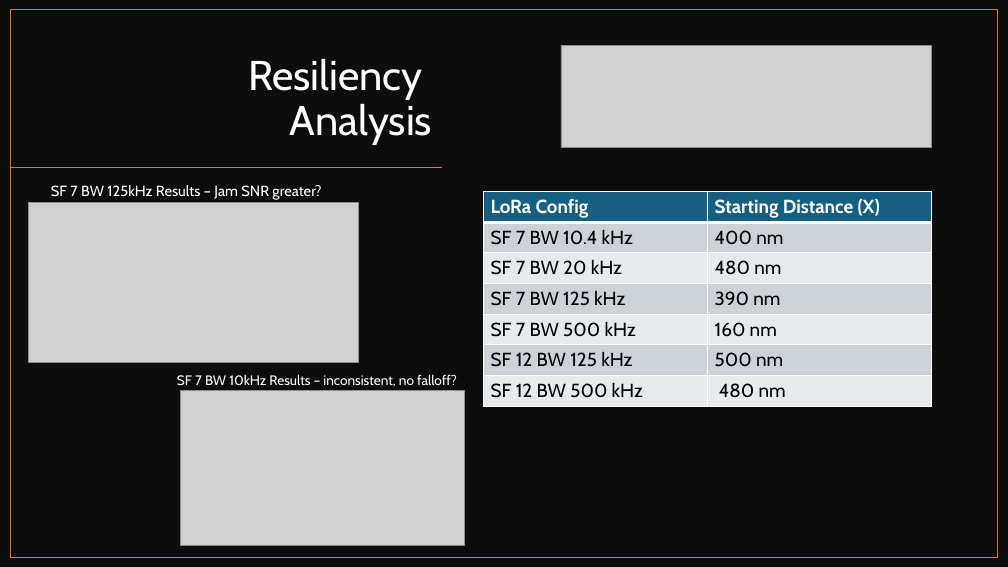
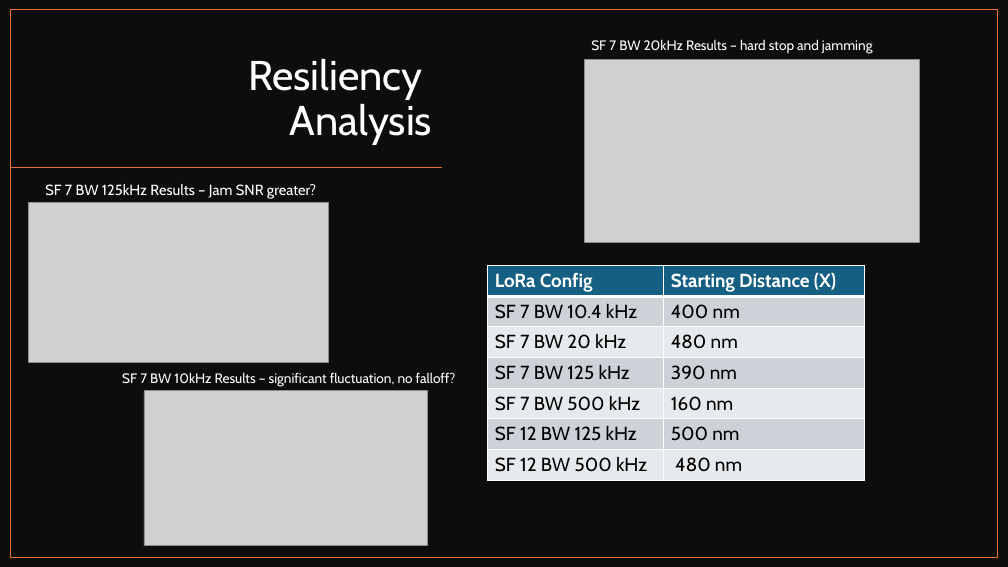
Before and after one commit to Brycycle/WES-CAPSTONE, a slide deck: slide 13 of Deliveries/Capstone Final Video_Bryce Rooney - Copy.pptx (slide 12 before the commit). Drawn at 1008x567 pixels with LibreOffice and Linux fonts; fonts in the diff are those of the drawing; grey boxes stand for pictures. Boxes give left, top, right and bottom in pixels: in the first picture for what was removed or moved away, otherwise in the second. Text is boxed around its words. In the diff, an @@ line names an element or a change of style, - is before the commit and + after.

```diff
--- a/Deliveries/Capstone Final Video_Bryce Rooney - Copy.pptx
+++ b/Deliveries/Capstone Final Video_Bryce Rooney - Copy.pptx
@@ picture removed at (x1=561, y1=45, x2=932, y2=147) @@
@@ text added at (x1=591, y1=39, x2=873, y2=54), 12.9 pt, text #FFFFFF @@
+  SF 7 BW 20kHz Results – hard stop and jamming
@@ picture added at (x1=585, y1=60, x2=920, y2=242) @@
@@ text "SF 7 BW 125kHz Results ..." moved from (x1=51, y1=185, x2=321, y2=200) to (x1=45, y1=184, x2=316, y2=199) @@
@@ picture resized from (x1=29, y1=203, x2=358, y2=362) to (x1=29, y1=203, x2=329, y2=362) @@
@@ table resized from (x1=483, y1=191, x2=931, y2=406) to (x1=488, y1=265, x2=864, y2=480) @@
@@ text at (x1=122, y1=372, x2=456, y2=387): text changed @@
-  SF 7 BW 10kHz Results – inconsistent, no falloff?
+  SF 7 BW 10kHz Results – significant fluctuation, no falloff?
@@ picture moved from (x1=181, y1=391, x2=464, y2=546) to (x1=144, y1=391, x2=427, y2=546) @@
```
Also in this commit, not shown: 7 other slides changed, 2 slides added, 1 slide removed, 30 other files.
